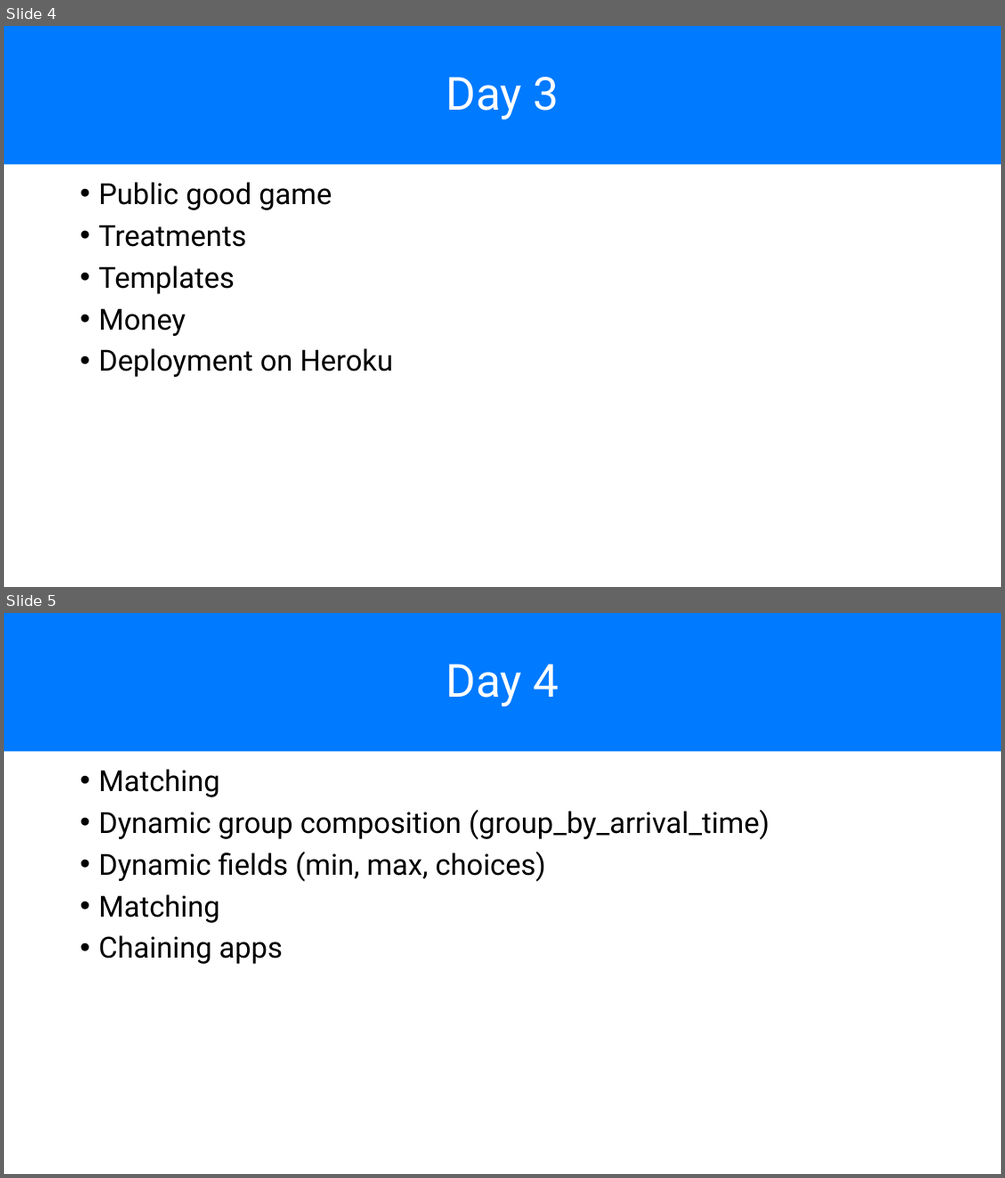
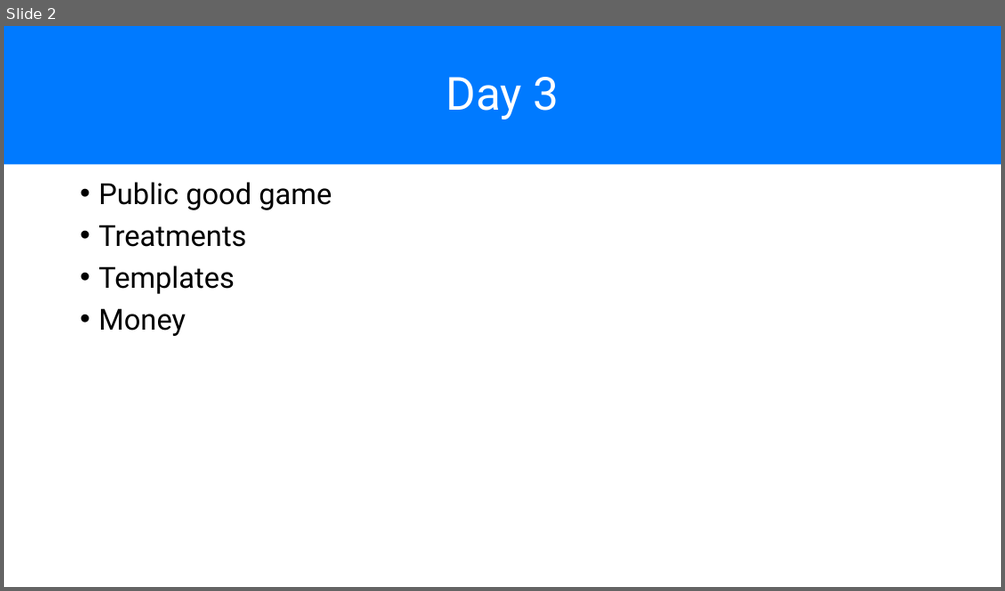
Before and after one commit to chapkovski/uncertainty-summer-school, a slide deck: presentations/frankfurt_july_2019 day3.pptx. Shown one above the other, each under a label of ours: slides 4 and 5 before the commit, slide 2 after it. The pictures are 1005x1178 and 1005x591 pixels, drawn with LibreOffice and Linux fonts; fonts in the diff are those of the drawing. Boxes give left, top, right and bottom in pixels: in the first picture for what was removed or moved away, otherwise in the second. Text is boxed around its words. In the diff, an @@ line names an element or a change of style, - is before the commit and + after.

```diff
--- a/presentations/frankfurt_july_2019 day3.pptx
+++ b/presentations/frankfurt_july_2019 day3.pptx
@@ slide 5 removed at (x1=4, y1=613, x2=1001, y2=1174), background #FFFFFF @@
@@ title removed at (x1=4, y1=613, x2=1001, y2=751) @@
-Day 4
@@ text removed at (x1=98, y1=769, x2=769, y2=964) @@
-• Matching
-• Dynamic group composition (group_by_arrival_time)
-• Dynamic fields (min, max, choices)
-• Matching
-• Chaining apps
@@ what was slide 4 is now slide 2 @@
@@ slide 2 changed as well @@
@@ text at (x1=98, y1=348, x2=393, y2=377): paragraph removed @@
-• Deployment on Heroku
```
Also in this commit, not shown: 3 other slides changed, 1 slide added, 40 other slides removed, 6 other files.
